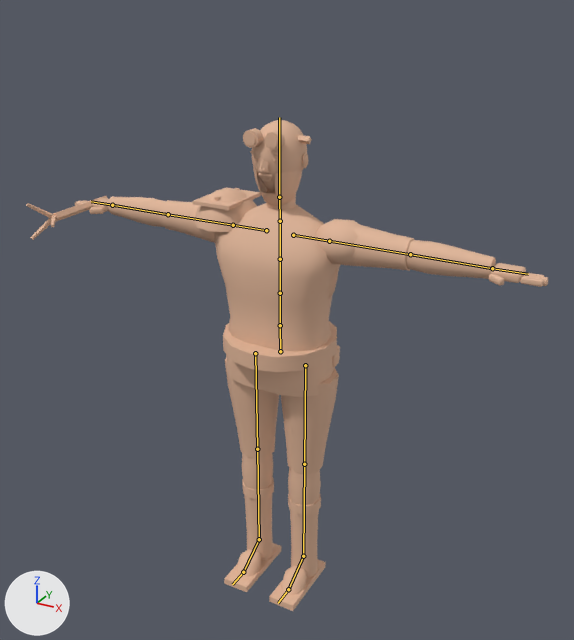
What one commit did to the Blender file creative/3d-characters/crew_salvager/source/tb_crew_salvager.blend.
Rendered twice from a 50 mm camera at (1.22, -2.17, 2.16) aimed at (0.03, 0.0, 1.08). Lighting does not change. The marker at lower left points along +X, +Y and +Z. The first picture is the older version. The bones that bend it are drawn over the model as lines.

Objects in the first picture: 'crew_salvager_mesh'.
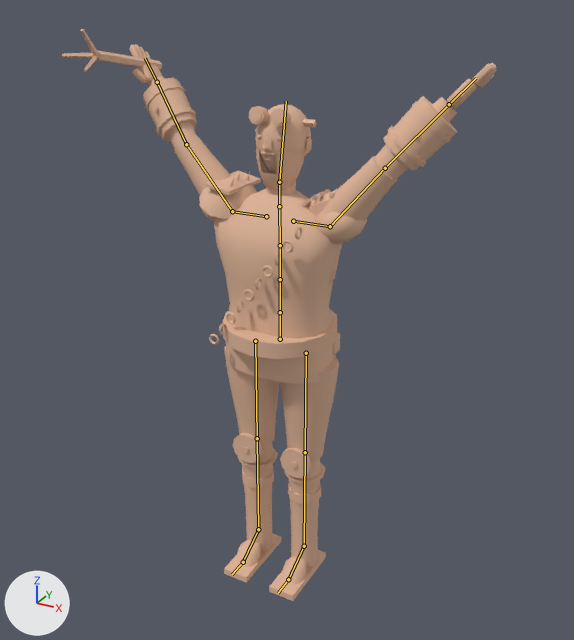
The newer file adds an action. The first version stands in its rest pose; the second is drawn at frame 4 of the action 'Cheer'.

The edits, one by one:
Bone 'mixamorig:Hips' (bone_mixamorig_hips) moves from (0.0, 0.0, 0.0) to (0.0, 0.048, 0.0).
Bone 'mixamorig:Head' (bone_mixamorig_head) turns from (0, 0, 0) to (-10, 0, 0) degrees about its own x, y and z.
Bone 'mixamorig:LeftArm' (bone_mixamorig_leftarm) turns from (0, 0, 0) to (50, 0, 0) degrees about its own x, y and z.
Bone 'mixamorig:LeftForeArm' (bone_mixamorig_leftforearm) turns from (0, 0, 0) to (0, 0, 15) degrees about its own x, y and z.
Bone 'mixamorig:RightArm' (bone_mixamorig_rightarm) turns from (0, 0, 0) to (50, 0, 0) degrees about its own x, y and z.
Bone 'mixamorig:RightForeArm' (bone_mixamorig_rightforearm) turns from (0, 0, 0) to (0, 0, -15) degrees about its own x, y and z.

Where the change shows, as pixel boxes (x1, y1, x2, y2) in the pictures (574 x 640 px):
'crew_salvager_mesh', posed (17% narrower, 16% taller)
    before: (26, 120, 548, 611)
    after: (62, 29, 497, 601)
bone 'mixamorig:Hips', root to tip
    before: (280, 351) to (280, 325)
    after: (280, 339) to (280, 312)
bone 'mixamorig:Head', root to tip
    before: (279, 197) to (279, 117)
    after: (279, 182) to (286, 101)
bone 'mixamorig:LeftArm', root to tip
    before: (329, 241) to (410, 254)
    after: (330, 226) to (385, 168)
bone 'mixamorig:LeftForeArm', root to tip
    before: (410, 254) to (492, 268)
    after: (385, 168) to (449, 104)
bone 'mixamorig:RightArm', root to tip
    before: (233, 225) to (168, 214)
    after: (232, 211) to (186, 144)
bone 'mixamorig:RightForeArm', root to tip
    before: (168, 214) to (112, 205)
    after: (186, 144) to (157, 82)
